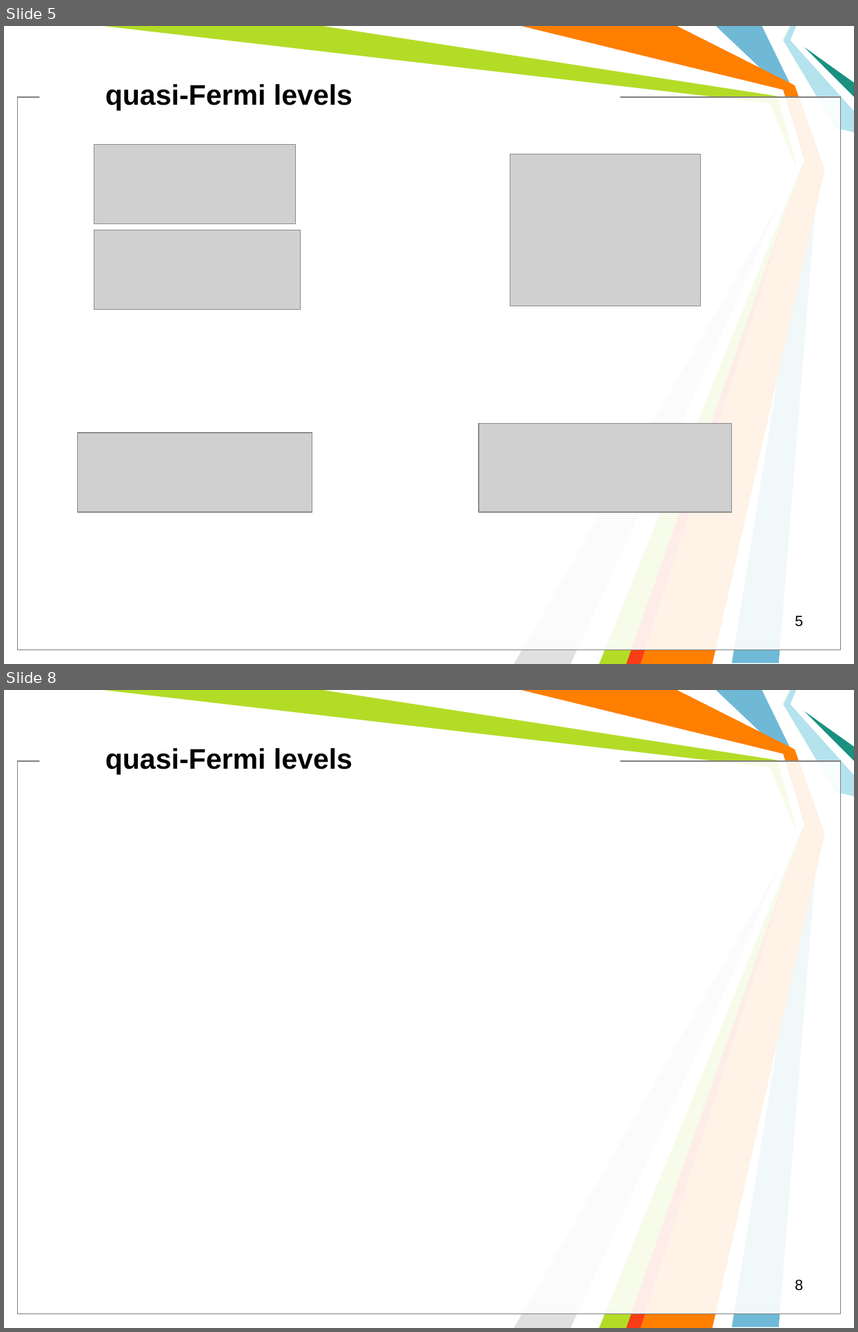
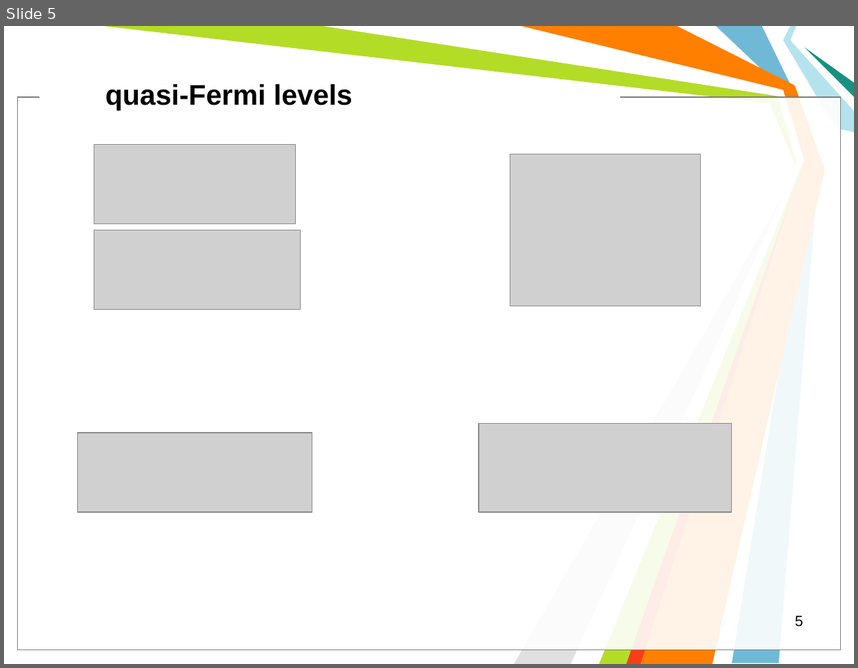
Before and after one commit to l432/NMK, a slide deck: Lecture/Photovoltaics/Photovoltaics2.ppt. Shown one above the other, each under a label of ours: slides 5 and 8 before the commit, slide 5 after it; the slides between them are not shown. The pictures are 858x1332 and 858x668 pixels, drawn with LibreOffice and Linux fonts; fonts in the diff are those of the drawing; grey boxes stand for pictures; background and template pictures are left out. Boxes give left, top, right and bottom in pixels: in the first picture for what was removed or moved away, otherwise in the second. Text is boxed around its words. In the diff, an @@ line names an element or a change of style, - is before the commit and + after.

```diff
--- a/Lecture/Photovoltaics/Photovoltaics2.ppt
+++ b/Lecture/Photovoltaics/Photovoltaics2.ppt
@@ slide 8 removed at [4, 690, 854, 1328], background #FFFFFF; not listed: 11 template elements that a slide beside it also shows @@
@@ text removed at [105, 748, 352, 775] @@
-quasi-Fermi levels
@@ page number removed at [795, 1279, 803, 1290] @@
-8
```
Also in this commit, not shown: 1 slide changed, 14 slides added, 2 other slides removed.
